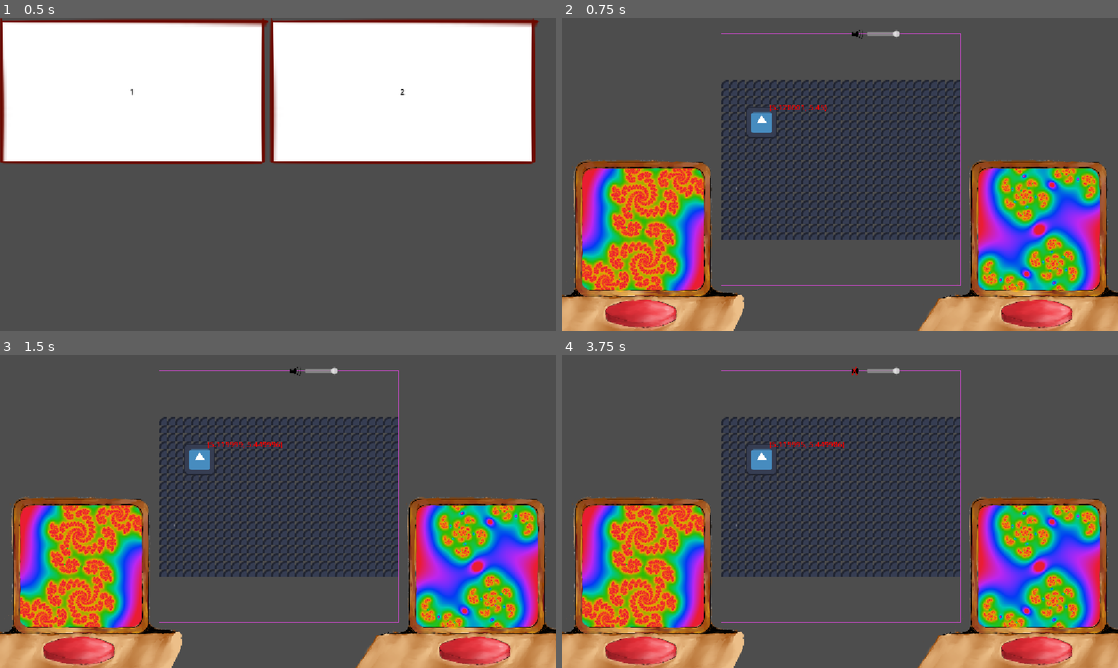
Above: before the commit, frames 1-4 (two rows, left to right).
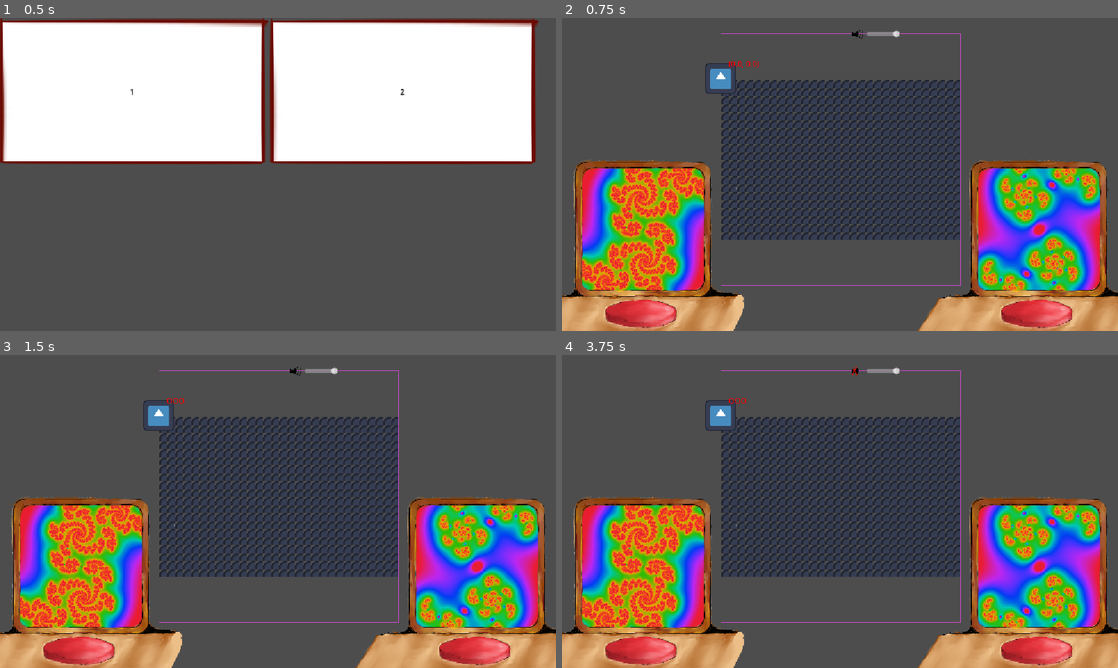
Above: after the commit, the same moments.

Repository: Wallted/ldjam-59
Game: Godot game, scene res://main.tscn
Same seed, same stepped clock (60 frames per second), same inputs: the game is played once before the commit and once after it. The engine's default icon, where the game draws it, is replaced by a stand-in: a white triangle on a blue panel in a dark square.
Inputs (mouse positions are in pixels of both pictures, inside the frame that each line leads up to; where the layout moved, square brackets give the same spot in the first picture):
- Up to frame 1 (0.5 s): no input
- Up to frame 2 (0.75 s): click "1" at 0.5 s
- Up to frame 3 (1.5 s): click (161, 414) [200, 458] at 1.25 s
- Up to frame 4 (3.75 s): click (723, 414) [762, 458] at 2 s; click (723, 414) [762, 458] at 2.75 s; click (856, 370) at 3.5 s

Frame 1 is identical in both runs. In frame 2, 0.8% of the frame differs, in the area x 25-48%, y 13-39%; in frame 3, 0.8%; in frame 4, 0.8%, in the area x 25-51%, y 13-39%.

Commit message:
grid_animal: set init previous point
Signed-off-by: Grzegorz Choiński <grzegorzchoinski97@gmail.com>

Diff:
--- a/grid_animal.gd
+++ b/grid_animal.gd
@@ -16,6 +16,8 @@
 func _ready() -> void:
 	var res = Species.ChoristerResMap[species_id]
 	texture_button.texture_normal = res
+	if not _previous_point:
+		_previous_point = global_position
 
 func _process(delta: float) -> void:
 	handle_mouse_drag(delta)
--- a/levels/01.json
+++ b/levels/01.json
@@ -2,7 +2,7 @@
 	"x": 30,
 	"y": 20,
 	"player_data": [
-		[0, 5.12, 5.45],
+		[0, 0.0, 0.0],
 	],
 	"target_data": [
 		[0, 1.0, 1.0],
